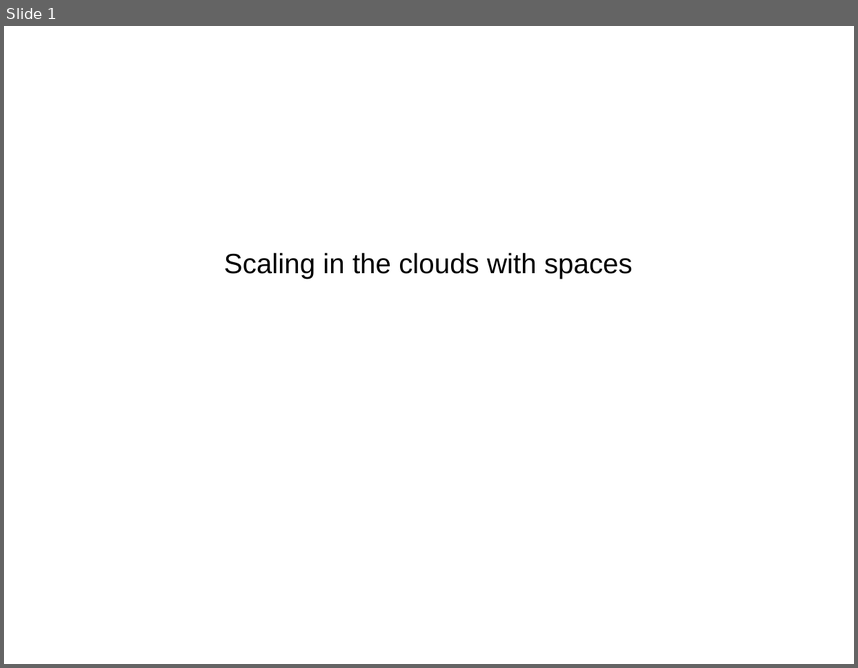
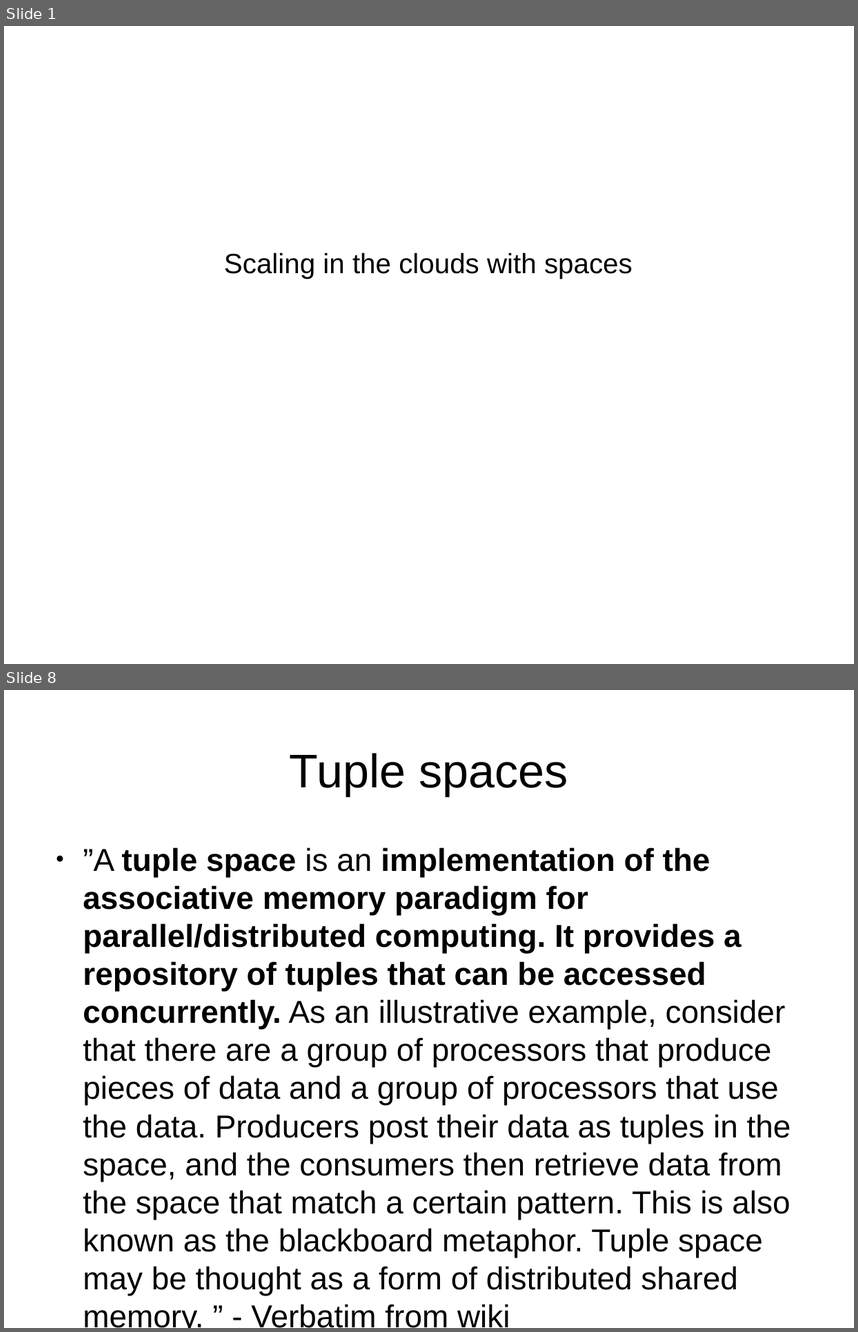
Before and after one commit to harikrishnan83/slides-and-code, a slide deck: Scaling_In_The_Clouds_With_Spaces.odp. Shown one above the other, each under a label of ours: slide 1 before the commit, slides 1 and 8 after it; the slides between them are not shown. The pictures are 858x668 and 858x1332 pixels, drawn with LibreOffice and Linux fonts; fonts in the diff are those of the drawing. Boxes give left, top, right and bottom in pixels: in the first picture for what was removed or moved away, otherwise in the second. Text is boxed around its words. In the diff, an @@ line names an element or a change of style, - is before the commit and + after.

```diff
--- a/Scaling_In_The_Clouds_With_Spaces.odp
+++ b/Scaling_In_The_Clouds_With_Spaces.odp
@@ slide 8 added at <box>4,690,854,1328</box>, background #FFFFFF @@
@@ title added at <box>290,753,568,796</box>, 44 pt, text #000000 @@
+Tuple spaces
@@ text added at <box>83,847,791,1328</box>, 29.6 pt, text #000000 @@
+● ”A tuple space is an implementation of the associative memory paradigm for parallel/distributed computing. It provides a repository of tuples that can be accessed concurrently. As an illustrative example, consider that there are a group of processors that produce pieces of data and a group of processors that use the data. Producers post their data as tuples in the space, and the consumers then retrieve data from the space that match a certain pattern. This is also known as the blackboard metaphor. Tuple space may be thought as a form of distributed shared memory. ” - Verbatim from wiki
```
Also in this commit, not shown: 8 other slides added, 1 other file.
